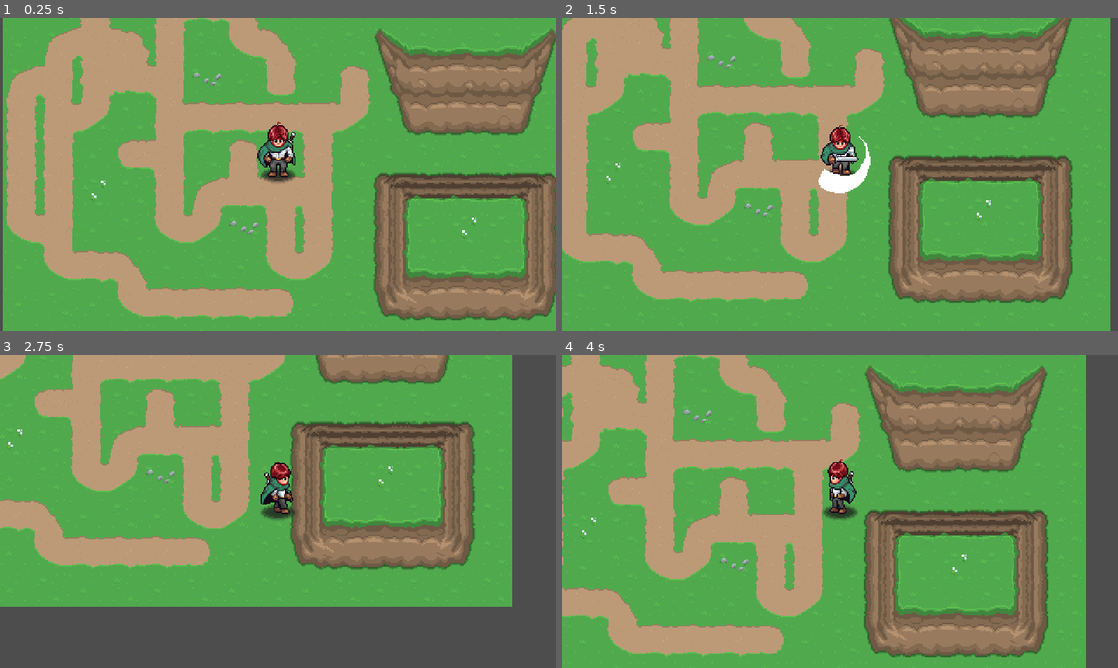
Above: before the commit, frames 1-4 (two rows, left to right).
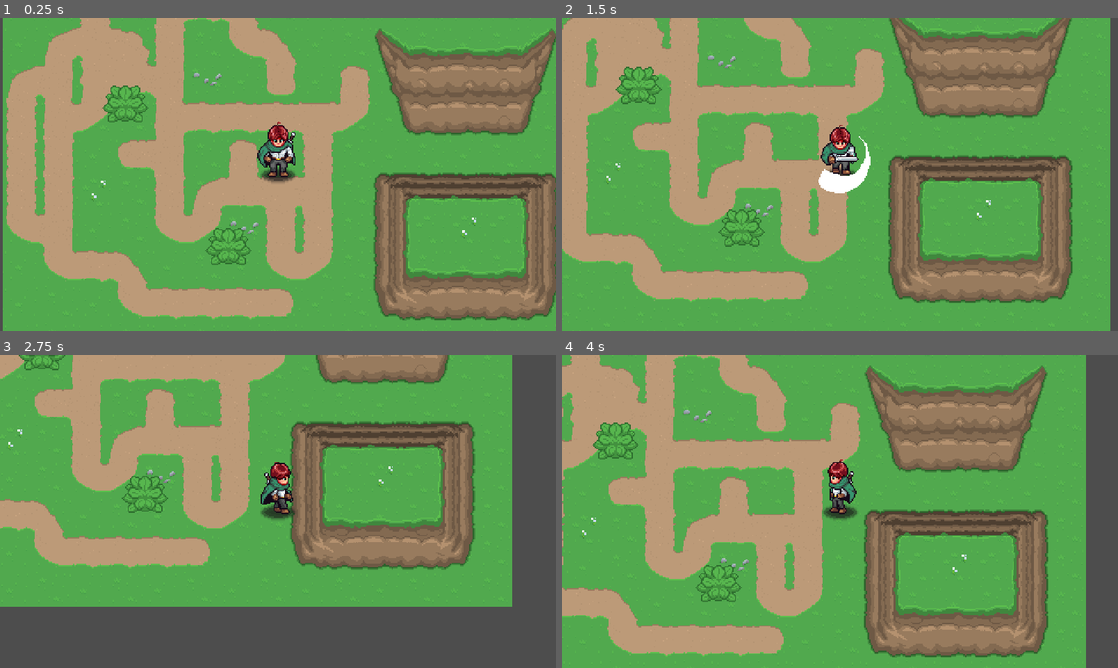
Above: after the commit, the same moments.

Repository: GODOTech/Action-RPG-2
Game: Godot game, scene res://playground.tscn
Same seed, same stepped clock (60 frames per second), same inputs: the game is played once before the commit and once after it.
Inputs (mouse positions are in pixels of both pictures, inside the frame that each line leads up to):
- Up to frame 1 (0.25 s): no input
- Up to frame 2 (1.5 s): move the mouse to (962, 158) at 0.52 s; press the mouse at (962, 158) at 0.53 s; hold Right (right) 0.53-1.28 s; move the mouse to (728, 190) at 1.27 s; release the mouse at (728, 190) at 1.28 s; hold Down (down) from 1.28 s (still down); click (728, 190) at 1.35 s
- Up to frame 3 (2.75 s): move the mouse to (333, 442) at 2.02 s; release Down (down) at 2.03 s; press the mouse at (333, 442) at 2.03 s; hold Right (right) from 2.03 s (still down)
- Up to frame 4 (4 s): move the mouse to (812, 574) at 2.77 s; release Right (right) at 2.78 s; release the mouse at (812, 574) at 2.78 s; hold Up (up) 2.78-3.53 s; click (812, 574) at 2.85 s; move the mouse to (1006, 558) at 3.52 s; press the mouse at (1006, 558) at 3.53 s; hold Left (left) from 3.53 s (still down)

The runs differ from the first frame. In frame 1, 0.4% of the frame differs, in the area x 18-46%, y 21-79%; in frame 2, 0.5%, in the area x 9-37%, y 15-74%; in frame 3, 0.3%; in frame 4, 0.4%.

Commit message:
Destroyable plants and attack directions

Diff:
--- /dev/null
+++ b/GeneralNodes/Hitbox/hit_box.gd
@@ -0,0 +1,16 @@
+class_name HitBox extends Area2D
+
+signal  Damaged( damage )
+
+# Called when the node enters the scene tree for the first time.
+func _ready():
+	pass # Replace with function body.
+
+
+# Called every frame. 'delta' is the elapsed time since the previous frame.
+func _process(delta):
+	pass
+
+func TakeDamage( damage : int ) -> void:
+	print("TakeDamage: ", damage )
+	Damaged.emit( damage )
--- /dev/null
+++ b/GeneralNodes/Hitbox/hit_box.tscn
@@ -0,0 +1,9 @@
+[gd_scene load_steps=2 format=3 uid="uid://hptswsgblghc"]
+
+[ext_resource type="Script" path="res://GeneralNodes/Hitbox/hit_box.gd" id="1_dw3gm"]
+
+[node name="HitBox" type="Area2D"]
+collision_layer = 256
+collision_mask = 0
+monitoring = false
+script = ExtResource("1_dw3gm")
--- /dev/null
+++ b/GeneralNodes/HurtBox/hurt_box.gd
@@ -0,0 +1,21 @@
+class_name HurtBox extends Area2D
+
+
+@export var damage : int = 1
+
+
+# Called when the node enters the scene tree for the first time.
+func _ready():
+	area_entered.connect( AreaEntered )
+	pass # Replace with function body.
+
+
+# Called every frame. 'delta' is the elapsed time since the previous frame.
+func _process(delta):
+	pass
+
+func AreaEntered( a : Area2D ) -> void:
+	if a is HitBox:
+		a.TakeDamage( damage )
+
+	pass
--- /dev/null
+++ b/GeneralNodes/HurtBox/hurt_box.tscn
@@ -0,0 +1,9 @@
+[gd_scene load_steps=2 format=3 uid="uid://dg6cwepyvap7b"]
+
+[ext_resource type="Script" path="res://GeneralNodes/HurtBox/hurt_box.gd" id="1_u8q4c"]
+
+[node name="HurtBox" type="Area2D"]
+collision_layer = 0
+collision_mask = 2
+monitorable = false
+script = ExtResource("1_u8q4c")
--- /dev/null
+++ b/Player/Scripts/PlayerInteractionsHost.gd
@@ -0,0 +1,22 @@
+class_name PlayerInteractionsHost extends Node2D
+@onready var player : Player = $".."
+
+
+# Called when the node enters the scene tree for the first time.
+func _ready():
+	player.DirectionChanged.connect(UpdateDirection)
+	pass # Replace with function body.
+
+func UpdateDirection( new_direction : Vector2 )-> void:
+	match  new_direction:
+		Vector2.DOWN:
+			rotation_degrees = 0
+		Vector2.UP:
+			rotation_degrees = 180
+		Vector2.LEFT:
+			rotation_degrees = 90
+		Vector2.RIGHT:
+			rotation_degrees = -90
+		_:
+			rotation_degrees = 0
+	pass
--- a/Player/Scripts/player.gd
+++ b/Player/Scripts/player.gd
@@ -10,6 +10,8 @@
 @onready var animation_player : AnimationPlayer = $AnimationPlayer  # Reference to the AnimationPlayer node
 @onready var sprite : Sprite2D = $Sprite2D                         # Reference to the Sprite2D node
 @onready var state_machine : PlayerStateMachine = $StateMachine
+
+signal DirectionChanged( new_direction: Vector2 )
 
 # Called when the node is added to the scene
 func _ready():
@@ -51,7 +53,8 @@
 	if new_dir == cardinal_direction:
 		return false
 
-	cardinal_direction = new_dir  # Update the cardinal direction
+	cardinal_direction = new_dir
+	DirectionChanged.emit( new_dir )  # Update the cardinal direction
 	sprite.scale.x = -1 if cardinal_direction == Vector2.LEFT else 1  # Flip the sprite based on direction
 	return true  # Direction changed
 
--- a/Player/Scripts/state_attack.gd
+++ b/Player/Scripts/state_attack.gd
@@ -12,6 +12,7 @@
 @onready var audio : AudioStreamPlayer2D = $"../../Audio/AudioStreamPlayer2D"
 @export var attack_sound : AudioStream
 
+@onready var hurt_box = $"../../Interactions/HurtBox"
 
 
 
@@ -27,19 +28,24 @@
 	audio.stream = attack_sound
 	audio.pitch_scale = randf_range( 8.9, 1.1)
 	audio.play()
+
 	attacking = true
+
+	await  get_tree().create_timer(0.075).timeout
+	hurt_box.monitoring = true
 	pass
 
 # What happens when the player exits the state
 func Exit() -> void:
 	animation_player.animation_finished.disconnect(EndAttack)
 	attacking = false
+	hurt_box.monitoring = false
 	pass
 
 func Process(_delta : float) -> State:
 	player.velocity -= player.velocity * decelerate_speed * _delta
 	if attacking == false:
-		#if player.direction == Vector2.ZERO:
+		#if player.direction == Vector2.ZERO: ###
 		return idle
 	else :
 		walk
--- a/Player/player.tscn
+++ b/Player/player.tscn
@@ -9,6 +9,8 @@
 [ext_resource type="Script" path="res://Player/Scripts/state_walk.gd" id="5_vxixa"]
 [ext_resource type="Script" path="res://Player/Scripts/state_attack.gd" id="6_j1ors"]
 [ext_resource type="AudioStream" uid="uid://dm12egcvt0kv0" path="res://Player/Audio/SwordSwoosh.wav" id="8_3qqof"]
+[ext_resource type="PackedScene" uid="uid://dg6cwepyvap7b" path="res://GeneralNodes/HurtBox/hurt_box.tscn" id="10_e3g7e"]
+[ext_resource type="Script" path="res://Player/Scripts/PlayerInteractionsHost.gd" id="10_haci3"]
 
 [sub_resource type="CircleShape2D" id="CircleShape2D_1rf8m"]
 
@@ -411,6 +413,9 @@
 "walk_up": SubResource("Animation_ke02r")
 }
 
+[sub_resource type="CircleShape2D" id="CircleShape2D_o4akh"]
+radius = 20.0
+
 [node name="Player" type="CharacterBody2D"]
 collision_mask = 16
 motion_mode = 1
@@ -469,3 +474,15 @@
 
 [node name="AudioStreamPlayer2D" type="AudioStreamPlayer2D" parent="Audio"]
 max_polyphony = 4
+
+[node name="Interactions" type="Node2D" parent="."]
+script = ExtResource("10_haci3")
+
+[node name="HurtBox" parent="Interactions" instance=ExtResource("10_e3g7e")]
+position = Vector2(0, 16)
+collision_mask = 256
+monitoring = false
+
+[node name="CollisionShape2D" type="CollisionShape2D" parent="Interactions/HurtBox"]
+shape = SubResource("CircleShape2D_o4akh")
+debug_color = Color(0.961343, 0.170977, 0.257696, 0.42)
--- /dev/null
+++ b/Props/Plants/plant.gd
@@ -0,0 +1,11 @@
+class_name Plant extends Node2D
+
+
+# Called when the node enters the scene tree for the first time.
+func _ready():
+	$HitBox.Damaged.connect( TakeDamage )
+	pass # Replace with function body.
+
+func TakeDamage( _damage : int ) -> void:
+	queue_free()
+	pass
--- /dev/null
+++ b/Props/Plants/plant.tscn
@@ -0,0 +1,31 @@
+[gd_scene load_steps=5 format=3 uid="uid://cxyy1eyrtxduc"]
+
+[ext_resource type="Script" path="res://Props/Plants/plant.gd" id="1_sqg57"]
+[ext_resource type="Texture2D" uid="uid://sf0efuggayd1" path="res://Props/Sprites/Props.png" id="2_hqvd6"]
+[ext_resource type="PackedScene" uid="uid://hptswsgblghc" path="res://GeneralNodes/Hitbox/hit_box.tscn" id="3_itrml"]
+
+[sub_resource type="RectangleShape2D" id="RectangleShape2D_jovwi"]
+size = Vector2(24, 16)
+
+[node name="Plant" type="Node2D"]
+script = ExtResource("1_sqg57")
+
+[node name="Sprite2D" type="Sprite2D" parent="."]
+position = Vector2(0, -9)
+texture = ExtResource("2_hqvd6")
+hframes = 16
+vframes = 3
+
+[node name="HitBox" parent="." instance=ExtResource("3_itrml")]
+
+[node name="CollisionShape2D" type="CollisionShape2D" parent="HitBox"]
+shape = SubResource("RectangleShape2D_jovwi")
+
+[node name="StaticBody2D" type="StaticBody2D" parent="."]
+position = Vector2(0, -9)
+collision_layer = 16
+collision_mask = 0
+
+[node name="CollisionShape2D" type="CollisionShape2D" parent="StaticBody2D"]
+position = Vector2(0, 9)
+shape = SubResource("RectangleShape2D_jovwi")
--- a/playground.tscn
+++ b/playground.tscn
@@ -1,9 +1,11 @@
-[gd_scene load_steps=3 format=3 uid="uid://cjr5nv7djtxvg"]
+[gd_scene load_steps=4 format=3 uid="uid://cjr5nv7djtxvg"]
 
 [ext_resource type="PackedScene" uid="uid://ds1rd5derwhan" path="res://Player/player.tscn" id="1_6qx75"]
 [ext_resource type="PackedScene" uid="uid://cnmu8jo7c4w6" path="res://Tile Maps/grass_01.tscn" id="2_6bxgq"]
+[ext_resource type="PackedScene" uid="uid://cxyy1eyrtxduc" path="res://Props/Plants/plant.tscn" id="3_q6t2p"]
 
 [node name="Playground" type="Node2D"]
+y_sort_enabled = true
 position = Vector2(225, 145)
 
 [node name="Player" parent="." instance=ExtResource("1_6qx75")]
@@ -11,3 +13,9 @@
 [node name="Grass01" parent="." instance=ExtResource("2_6bxgq")]
 position = Vector2(-173.518, -161.684)
 layer_0/tile_data = PackedInt32Array(131071, 327680, 0, 65534, 0, 0, 65535, 65536, 0, 0, 262144, 0, 1, 196608, 0, 13107 …(2780 unchanged characters)…
+
+[node name="Plant" parent="." instance=ExtResource("3_q6t2p")]
+position = Vector2(-43, 70)
+
+[node name="Plant2" parent="." instance=ExtResource("3_q6t2p")]
+position = Vector2(-132, -53)
--- a/project.godot
+++ b/project.godot
@@ -58,7 +58,9 @@
 [layer_names]
 
 2d_physics/layer_1="Player"
+2d_physics/layer_2="PlayerHurt"
 2d_physics/layer_5="Walls"
+2d_physics/layer_9="Enemy"
 
 [rendering]
 
Not shown: 1 places in Player/player.tscn that only renumber resources
Binary file added: Props/Sprites/Props.png
Not shown, added: Props/Sprites/Props.png.import
